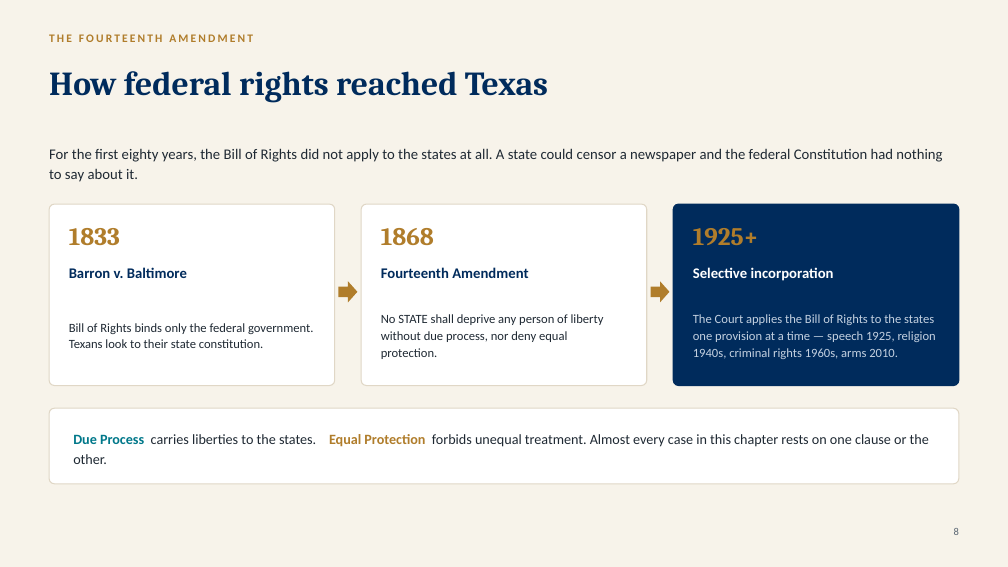
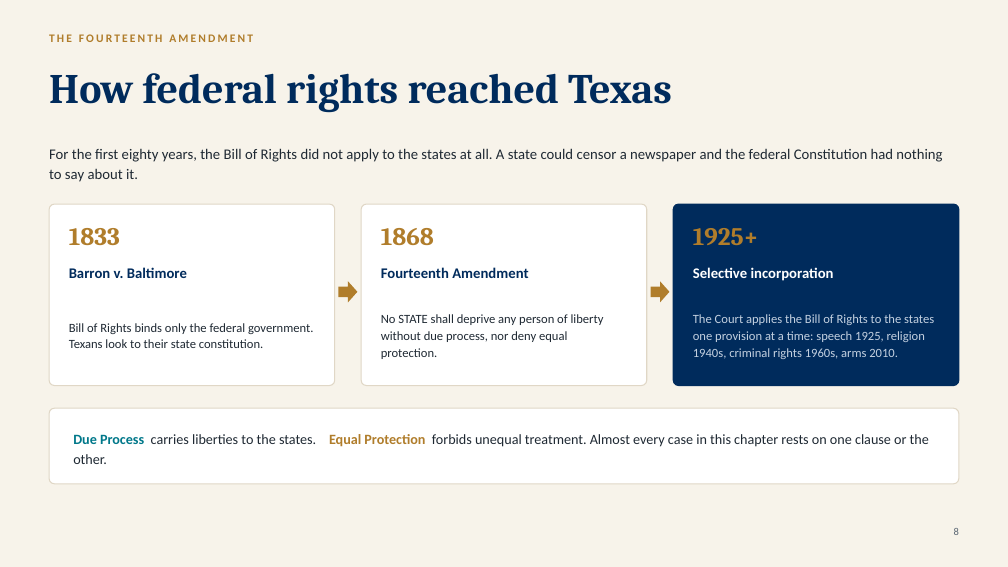
Before and after one commit to ProfessorJaredAlanStewart/texas-govt-modules, a slide deck: slide 9 of slides/Chapter 16 - Civil Liberties and Civil Rights (Lecture Deck).pptx. Drawn at 1008x567 pixels with LibreOffice and Linux fonts; fonts in the diff are those of the drawing. Boxes give left, top, right and bottom in pixels: in the first picture for what was removed or moved away, otherwise in the second. Text is boxed around its words. In the diff, an @@ line names an element or a change of style, - is before the commit and + after.

```diff
--- a/slides/Chapter 16 - Civil Liberties and Civil Rights (Lecture Deck).pptx
+++ b/slides/Chapter 16 - Civil Liberties and Civil Rights (Lecture Deck).pptx
@@ text "How federal rights reached Texas" at (x1=49, y1=73, x2=672, y2=113): size 32 to 40 pt @@
@@ text at (x1=693, y1=314, x2=934, y2=359): text changed @@
-The Court applies the Bill of Rights to the states one provision at a time — speech 1925, religion 1940s, criminal rights 1960s, arms 2010.
+The Court applies the Bill of Rights to the states one provision at a time: speech 1925, religion 1940s, criminal rights 1960s, arms 2010.
```
Also in this commit, not shown: 25 other slides changed, 1 other file.
